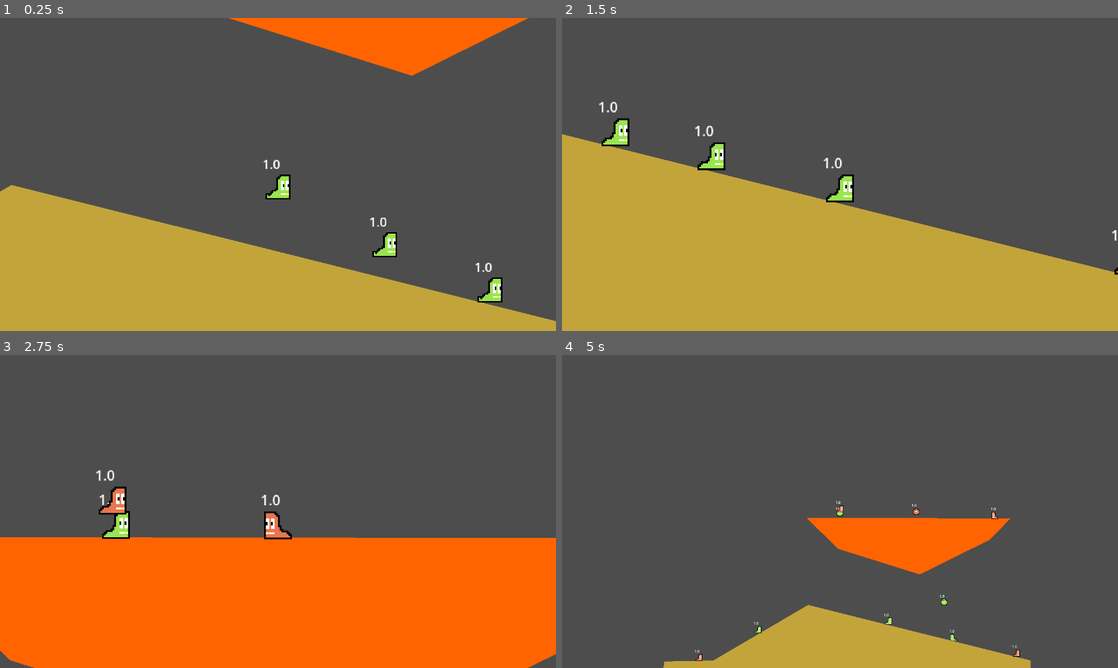
Above: before the commit, frames 1-4 (two rows, left to right).
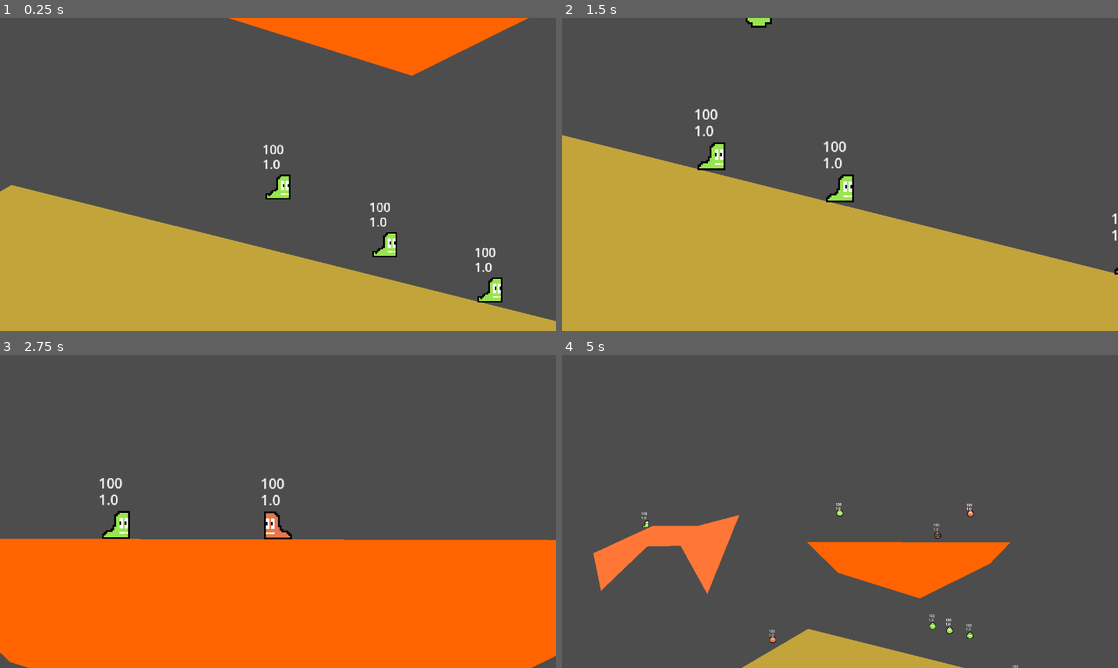
Above: after the commit, the same moments.

Repository: WilliamOFDavis/slugs_2d
Game: Godot game, scene res://Scenes/levels/level.tscn
Same seed, same stepped clock (60 frames per second), same inputs: the game is played once before the commit and once after it.
Inputs (mouse positions are in pixels of both pictures, inside the frame that each line leads up to):
- Up to frame 1 (0.25 s): no input
- Up to frame 2 (1.5 s): move the mouse to (962, 158) at 0.52 s; hold D (move_right) from 0.53 s (still down); tap G (end_turn) at 0.6, 1.35 s; click (962, 158) at 0.67 s; tap Space (jump) at 0.77 s; move the mouse to (728, 190) at 1.27 s
- Up to frame 3 (2.75 s): tap Space (jump) at 1.52 s; move the mouse to (333, 442) at 2.02 s; release D (move_right) at 2.03 s; hold A (move_left) from 2.03 s (still down); click (333, 442) at 2.1 s; tap G (end_turn) at 2.3 s
- Up to frame 4 (5 s): move the mouse to (812, 574) at 2.77 s; release A (move_left) at 2.78 s; hold D (move_right) 2.78-4.28 s; right-click (812, 574) at 2.85 s; click (812, 574) at 2.92 s; tap Space (jump) at 3.02, 3.77, 4.52 s; tap G (end_turn) at 3.05, 3.8, 4.35 s; move the mouse to (1006, 558) at 3.52 s; tap R (switch_weapon) at 3.6 s; move the mouse to (673, 464) at 4.27 s; hold A (move_left) from 4.28 s (still down)

The runs differ from the first frame. In frame 1, 0.2% of the frame differs, in the area x 47-90%, y 40-77%; in frame 2, 1.0%; in frame 3, 1.2%; in frame 4, 12%, in the area x 5-85%, y 46-100%.

Commit message:
added general RegularProjectile and RigidProjectile classes for reusability

Diff:
--- a/Scenes/levels/level.gd
+++ b/Scenes/levels/level.gd
@@ -48,9 +48,12 @@
 	active_team_index += 1
 	active_slug.begin_turn()
 
-func end_turn(triggered:bool = false) -> void:
+
+func deactivate_slug() -> void:
 	if active_slug != null:
 		active_slug.end_turn()
+
+func end_turn(triggered:bool = false) -> void:
 	if !triggered:
 		$EndTurnTimer.start()
 	else:
@@ -75,9 +78,9 @@
 	else:
 		new_projectile.set_direction(direction, multiplier)
 	new_projectile.set_shooter(shooter)
+	new_projectile.connect("explosion", end_turn)
+	deactivate_slug()
 	$Projectiles.add_child(new_projectile)
-	$EndTurnTimer.wait_time = 2.5*multiplier
-	end_turn()
 
 func spawn_new_terrain(visual_poly: Array, _new_position: Vector2, terrain_color: Color) -> void:
 	var new_visual_polygon: Polygon2D = Polygon2D.new()
--- a/Scenes/levels/level.tscn
+++ b/Scenes/levels/level.tscn
@@ -25,6 +25,13 @@
 color = Color(0.763743, 0.64334, 0.235081, 1)
 polygon = PackedVector2Array(-31, 1, -42, 711, 1649, 714, 1658, -3, 633, -259, 196, -3)
 
+[node name="TerrainPiece3" parent="Terrain" node_paths=PackedStringArray("visual_polygon") instance=ExtResource("3_oi3di")]
+visual_polygon = NodePath("Polygon2D")
+
+[node name="Polygon2D" type="Polygon2D" parent="Terrain/TerrainPiece3"]
+color = Color(1, 0.470588, 0.215686, 1)
+polygon = PackedVector2Array(-82, -733, -356, -607, -321, -434, -108, -638, 46, -641, 169, -419, 316, -783, 125, -733)
+
 [node name="Slugs" type="Node2D" parent="."]
 
 [node name="GreenSpawnPoints" type="Node2D" parent="."]
@@ -42,12 +49,12 @@
 position = Vector2(893, -676)
 
 [node name="Marker2D5" type="Marker2D" parent="GreenSpawnPoints"]
-position = Vector2(405, -154)
+position = Vector2(-116, -804)
 
 [node name="RedSpawnPoints" type="Node2D" parent="."]
 
 [node name="Marker2D6" type="Marker2D" parent="RedSpawnPoints"]
-position = Vector2(739, -676)
+position = Vector2(193, -795)
 
 [node name="Marker2D7" type="Marker2D" parent="RedSpawnPoints"]
 position = Vector2(1153, -682)
--- a/Scenes/projectiles/bullet.gd
+++ b/Scenes/projectiles/bullet.gd
@@ -1,34 +1,36 @@
-extends Node2D
+extends RegularProjectile
 
 
-@onready var explosion_component: ExplosionRadiusComponent = $ExplosionRadiusComponent
-@export var speed: float = 700.0
-var direction: Vector2 = Vector2.ZERO
-var velocity: Vector2
-var shooter: Slug
-var gravity: float = 100.0
-var force_multiplier: float = 1.0
-# Called when the node enters the scene tree for the first time.
-func _ready() -> void:
-	rotate(PI/2)
-	explosion_component.shooter = shooter
-
-func _physics_process(delta: float) -> void:
-	velocity.y += gravity * delta
-	position += velocity * delta
-
-func set_shooter(slug:Slug) -> void:
-	shooter = slug
-
-func set_direction(new_direction: Vector2, multiplier: float = 1.0) -> void:
-	direction = new_direction
-	velocity = direction * speed
-
-func set_force_multiplier(multiplier: float) -> void:
-	force_multiplier = multiplier
+#@onready var explosion_component: ExplosionRadiusComponent = $ExplosionRadiusComponent
+#@export var speed: float = 700.0
+#var direction: Vector2 = Vector2.ZERO
+#var velocity: Vector2
+#var shooter: Slug
+#var gravity: float = 100.0
+#var force_multiplier: float = 1.0
+## Called when the node enters the scene tree for the first time.
+#func _ready() -> void:
+	#rotate(PI/2)
+	#explosion_component.shooter = shooter
+#
+#func _physics_process(delta: float) -> void:
+	#velocity.y += gravity * delta
+	#position += velocity * delta
+#
+#func set_shooter(slug:Slug) -> void:
+	#shooter = slug
+	#
+#func set_direction(new_direction: Vector2, multiplier: float = 1.0) -> void:
+	#direction = new_direction
+	#velocity = direction * speed
+#
+#
+#
+#func _on_collision_area_body_entered(body: Node2D) -> void:
+	#if body != shooter:
+		#explosion_component.explode()
+		#self.queue_free()
 
 
-func _on_collision_area_body_entered(body: Node2D) -> void:
-	if body != shooter:
-		explosion_component.explode()
-		self.queue_free()
+#func set_force_multiplier(multiplier: float) -> void:
+	#force_multiplier = multiplier
--- a/Scenes/projectiles/bullet.tscn
+++ b/Scenes/projectiles/bullet.tscn
@@ -7,8 +7,9 @@
 [sub_resource type="RectangleShape2D" id="RectangleShape2D_abbnw"]
 size = Vector2(16, 16)
 
-[node name="Bullet" type="Node2D"]
+[node name="Bullet" type="Node2D" node_paths=PackedStringArray("collision_area")]
 script = ExtResource("1_3eg0b")
+collision_area = NodePath("CollisionArea")
 
 [node name="ProjectileSprite" type="Sprite2D" parent="."]
 texture = ExtResource("1_3a8xe")
@@ -23,5 +24,3 @@
 
 [node name="CollisionShape2D" type="CollisionShape2D" parent="CollisionArea"]
 shape = SubResource("RectangleShape2D_abbnw")
-
-[connection signal="body_entered" from="CollisionArea" to="." method="_on_collision_area_body_entered"]
--- a/Scenes/projectiles/grenade.gd
+++ b/Scenes/projectiles/grenade.gd
@@ -1,29 +1,32 @@
-extends RigidBody2D
+extends RigidProjectile
 
 class_name Grenade
 
-var force_magnitude: float = 15000.0
-var initial_force: Vector2
-var shooter: Slug
-var force_multiplier: float = 1.0
-# Called when the node enters the scene tree for the first time.
-func _ready() -> void:
-	constant_force = initial_force
-	$DetonationTimer.start()
-
-func _physics_process(delta: float) -> void:
-	constant_force = lerp(constant_force, Vector2.ZERO, 0.5)
-
-func set_shooter(slug:Slug) -> void:
-	shooter = slug
-	$ExplosionRadiusComponent.shooter = shooter
-
-func set_initial_force(force_direction, multiplier: float = 1.0) -> void:
-	initial_force = force_direction * force_magnitude * multiplier
-
-
-
-
-func _on_detonation_timer_timeout() -> void:
-	$ExplosionRadiusComponent.explode()
-	self.queue_free()
+#@export var force_multiplier: float = 1.0
+#@export var detonation_timer: Timer
+#@export var force_magnitude: float = 15000.0
+#var initial_force: Vector2
+#var shooter: Slug
+#
+## Called when the node enters the scene tree for the first time.
+#func _ready() -> void:
+	#detonation_timer.connect("timeout", _on_detonation_timer_timeout)
+	#constant_force = initial_force
+	#$DetonationTimer.start()
+#
+#func _physics_process(delta: float) -> void:
+	#constant_force = lerp(constant_force, Vector2.ZERO, 0.5)
+#
+#func set_shooter(slug:Slug) -> void:
+	#shooter = slug
+	#$ExplosionRadiusComponent.shooter = shooter
+#
+#func set_initial_force(force_direction, multiplier: float = 1.0) -> void:
+	#initial_force = force_direction * force_magnitude * multiplier
+	#
+#
+#
+#
+#func _on_detonation_timer_timeout() -> void:
+	#$ExplosionRadiusComponent.explode()
+	#self.queue_free()
--- a/Scenes/projectiles/grenade.tscn
+++ b/Scenes/projectiles/grenade.tscn
@@ -10,9 +10,10 @@
 [sub_resource type="CircleShape2D" id="CircleShape2D_eh0hm"]
 radius = 8.06226
 
-[node name="Grenade" type="RigidBody2D"]
+[node name="Grenade" type="RigidBody2D" node_paths=PackedStringArray("detonation_timer")]
 physics_material_override = SubResource("PhysicsMaterial_820vn")
 script = ExtResource("1_eh0hm")
+detonation_timer = NodePath("DetonationTimer")
 
 [node name="Sprite2D" type="Sprite2D" parent="."]
 texture = ExtResource("1_r446a")
@@ -28,5 +29,3 @@
 
 [node name="DetonationTimer" type="Timer" parent="."]
 wait_time = 4.0
-
-[connection signal="timeout" from="DetonationTimer" to="." method="_on_detonation_timer_timeout"]
--- a/Scenes/projectiles/rocket.gd
+++ b/Scenes/projectiles/rocket.gd
@@ -1,33 +1,33 @@
-extends Node2D
+extends RegularProjectile
 
 class_name Rocket
-
-@onready var explosion_component: ExplosionRadiusComponent = $ExplosionRadiusComponent
-@export var speed: float = 120.0
-var direction: Vector2 = Vector2.ZERO
-var velocity: Vector2
-var shooter: Slug
-var gravity: float = 100.0
-var force_multiplier: float = 1.0
-# Called when the node enters the scene tree for the first time.
-func _ready() -> void:
-	rotate(PI/2)
-	explosion_component.shooter = shooter
-
-func _physics_process(delta: float) -> void:
-	velocity.y += gravity * delta
-	position += velocity * delta
-
-func set_shooter(slug:Slug) -> void:
-	shooter = slug
-
-func set_direction(new_direction: Vector2, multiplier: float) -> void:
-	direction = new_direction
-	velocity = direction * speed * multiplier
-
-
-
-func _on_area_2d_body_entered(body: Node2D) -> void:
-	if body != shooter:
-		explosion_component.explode()
-		self.queue_free()
+#
+#@onready var explosion_component: ExplosionRadiusComponent = $ExplosionRadiusComponent
+#@export var speed: float = 120.0
+#var direction: Vector2 = Vector2.ZERO
+#var velocity: Vector2
+#var shooter: Slug
+#var gravity: float = 100.0
+#var force_multiplier: float = 1.0
+## Called when the node enters the scene tree for the first time.
+#func _ready() -> void:
+	#rotate(PI/2)
+	#explosion_component.shooter = shooter
+#
+#func _physics_process(delta: float) -> void:
+	#velocity.y += gravity * delta
+	#position += velocity * delta
+#
+#func set_shooter(slug:Slug) -> void:
+	#shooter = slug
+	#
+#func set_direction(new_direction: Vector2, multiplier: float) -> void:
+	#direction = new_direction
+	#velocity = direction * speed * multiplier
+#
+#
+#
+#func _on_area_2d_body_entered(body: Node2D) -> void:
+	#if body != shooter:
+		#explosion_component.explode()
+		#self.queue_free()
--- a/Scenes/projectiles/rocket.tscn
+++ b/Scenes/projectiles/rocket.tscn
@@ -4,8 +4,10 @@
 [ext_resource type="Texture2D" uid="uid://cgtoex6mms835" path="res://Graphics/bomb.png" id="2_q8xow"]
 [ext_resource type="PackedScene" uid="uid://dpunkf387mlng" path="res://components/explosion_radius_component.tscn" id="3_qtlfm"]
 
-[node name="Rocket" type="Node2D"]
+[node name="Rocket" type="Node2D" node_paths=PackedStringArray("collision_area")]
 script = ExtResource("1_5gt1y")
+collision_area = NodePath("Area2D")
+speed = 200.0
 
 [node name="Sprite2D" type="Sprite2D" parent="."]
 z_index = 1
@@ -22,5 +24,3 @@
 
 [node name="ExplosionRadius" type="CollisionPolygon2D" parent="ExplosionRadiusComponent"]
 polygon = PackedVector2Array(0, -81, -34, -75, -73, -58, -92, -27, -98, 13, -87, 55, -65, 87, -20, 101, 1, 99, 38, 102, 83, 81, 95, 48, 98, 6, 96, -22, 75, -61, 22, -79)
-
-[connection signal="body_entered" from="Area2D" to="." method="_on_area_2d_body_entered"]
--- a/Scenes/slugs/slug.gd
+++ b/Scenes/slugs/slug.gd
@@ -98,6 +98,8 @@
 	velocity = velocity_component.get_velocity()
 	move_and_slide()
 
+func _process(delta: float) -> void:
+	$Health.text = str(health)
 
 func _on_input_component_switch_weapon() -> void:
 	switch_weapon()
--- a/Scenes/slugs/slug.tscn
+++ b/Scenes/slugs/slug.tscn
@@ -161,6 +161,9 @@
 "speed": 5.0
 }]
 
+[sub_resource type="RectangleShape2D" id="RectangleShape2D_2reqc"]
+size = Vector2(26, 32)
+
 [node name="Slug" type="CharacterBody2D"]
 floor_constant_speed = true
 floor_max_angle = 0.912807
@@ -170,9 +173,7 @@
 material = SubResource("ShaderMaterial_r26y6")
 scale = Vector2(2, 2)
 sprite_frames = SubResource("SpriteFrames_kq1qn")
-animation = &"in_air"
-frame = 11
-frame_progress = 1.0
+animation = &"idle"
 speed_scale = 2.0
 
 [node name="Camera2D" type="Camera2D" parent="."]
@@ -196,9 +197,6 @@
 [node name="VelocityComponent" parent="." node_paths=PackedStringArray("slug_state_machine", "sprite") instance=ExtResource("7_0eabb")]
 slug_state_machine = NodePath("../SlugStateMachine")
 sprite = NodePath("../AnimatedSprite2D")
-
-[node name="CollisionPolygon2D" type="CollisionPolygon2D" parent="."]
-polygon = PackedVector2Array(-14, 30, 14, 30, 14, 2, 5, 2, 0, 6, -1, 20, -14, 26)
 
 [node name="WeaponSprite" type="Sprite2D" parent="."]
 position = Vector2(0, 16)
@@ -227,4 +225,14 @@
 wait_time = 2.0
 one_shot = true
 
+[node name="CollisionShape2D" type="CollisionShape2D" parent="."]
+position = Vector2(3, 16)
+shape = SubResource("RectangleShape2D_2reqc")
+
+[node name="Health" type="Label" parent="."]
+offset_left = -20.0
+offset_top = -44.0
+offset_right = 20.0
+offset_bottom = -21.0
+
 [connection signal="switch_weapon" from="InputComponent" to="." method="_on_input_component_switch_weapon"]
--- /dev/null
+++ b/scripts/regular_projectile.gd
@@ -0,0 +1,39 @@
+extends Node2D
+
+class_name RegularProjectile
+
+@onready var explosion_component: ExplosionRadiusComponent = $ExplosionRadiusComponent
+@export var collision_area: Area2D
+@export var speed: float = 700.0
+@export var gravity: float = 100.0
+var direction: Vector2 = Vector2.ZERO
+var velocity: Vector2
+var shooter: Slug
+var force_multiplier: float = 1.0
+
+signal explosion
+# Called when the node enters the scene tree for the first time.
+
+func _ready() -> void:
+	collision_area.connect("body_entered", _on_collision_area_body_entered)
+	rotate(PI/2)
+	explosion_component.shooter = shooter
+
+func _physics_process(delta: float) -> void:
+	velocity.y += gravity * delta
+	position += velocity * delta
+
+func set_shooter(slug:Slug) -> void:
+	shooter = slug
+
+func set_direction(new_direction: Vector2, multiplier: float = 1.0) -> void:
+	direction = new_direction
+	velocity = direction * speed
+
+
+
+func _on_collision_area_body_entered(body: Node2D) -> void:
+	if body != shooter:
+		explosion_component.explode()
+		explosion.emit()
+		self.queue_free()
--- /dev/null
+++ b/scripts/rigid_projectile.gd
@@ -0,0 +1,33 @@
+extends RigidBody2D
+
+class_name RigidProjectile
+
+@export var detonation_timer: Timer
+@export var force_magnitude: float = 15000.0
+@export var force_multiplier: float = 1.0
+var initial_force: Vector2
+var shooter: Slug
+
+signal explosion
+
+# Called when the node enters the scene tree for the first time.
+func _ready() -> void:
+	detonation_timer.connect("timeout", _on_detonation_timer_timeout)
+	constant_force = initial_force
+	$DetonationTimer.start()
+
+func _physics_process(delta: float) -> void:
+	constant_force = lerp(constant_force, Vector2.ZERO, 0.5)
+
+func set_shooter(slug:Slug) -> void:
+	shooter = slug
+	$ExplosionRadiusComponent.shooter = shooter
+
+func set_initial_force(force_direction, multiplier: float = 1.0) -> void:
+	initial_force = force_direction * force_magnitude * multiplier
+
+
+func _on_detonation_timer_timeout() -> void:
+	$ExplosionRadiusComponent.explode()
+	explosion.emit()
+	self.queue_free()
Not shown: 1 places in Scenes/slugs/slug.tscn that only renumber resources
Not shown, added: scripts/regular_projectile.gd.uid
Not shown, added: scripts/rigid_projectile.gd.uid
